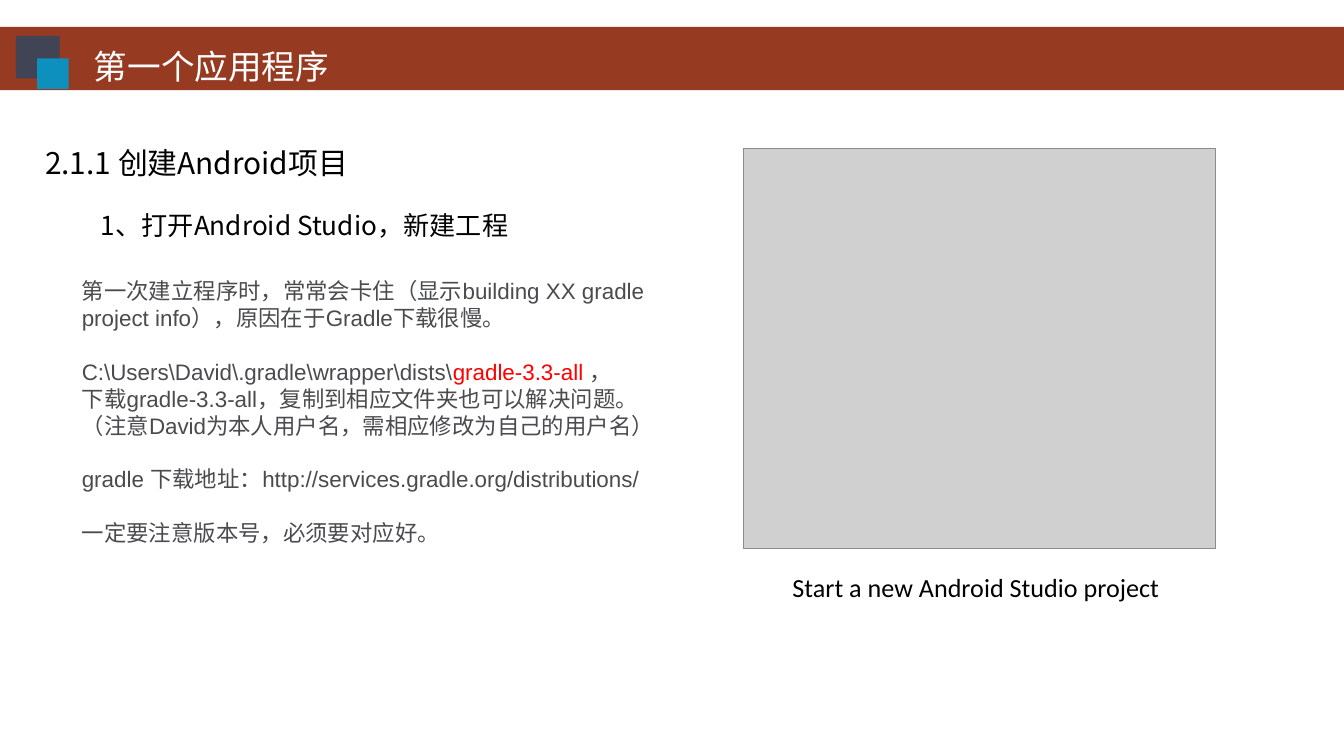
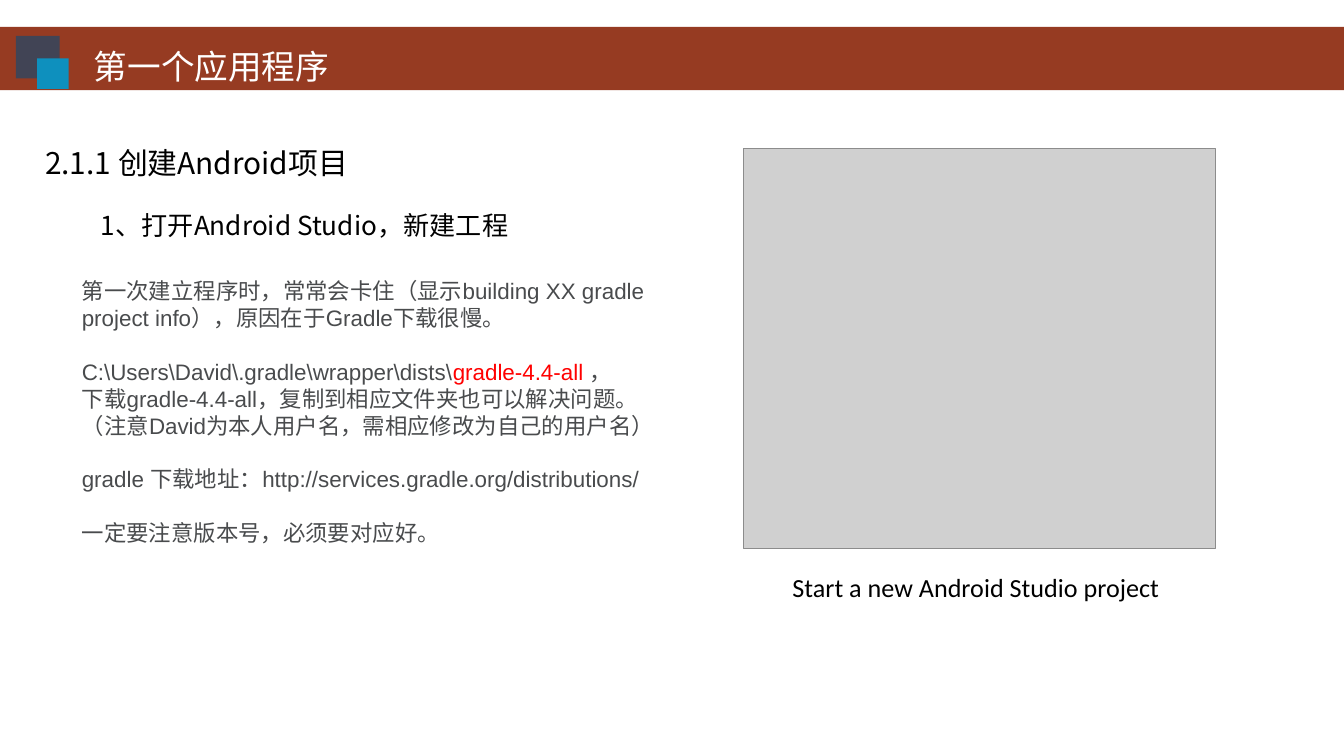
Before and after one commit to HBU/Android-PPT, a slide deck: slide 4 of 02.0 -- 首个程序 -- 第02章.ppt. Drawn at 1344x756 pixels with LibreOffice and Linux fonts; fonts in the diff are those of the drawing; grey boxes stand for pictures; background and template pictures are left out. Boxes give left, top, right and bottom in pixels: in the first picture for what was removed or moved away, otherwise in the second. Text is boxed around its words. In the diff, an @@ line names an element or a change of style, - is before the commit and + after.

```diff
--- a/02.0 -- 首个程序 -- 第02章.ppt
+++ b/02.0 -- 首个程序 -- 第02章.ppt
@@ text at (82,363,638,412): text changed @@
-C:\Users\David\.gradle\wrapper\dists\gradle-3.3-all ，
-下载gradle-3.3-all，复制到相应文件夹也可以解决问题。
+C:\Users\David\.gradle\wrapper\dists\gradle-4.4-all ，
+下载gradle-4.4-all，复制到相应文件夹也可以解决问题。
```
Also in this commit, not shown: 4 other slides changed, 2 other files.
